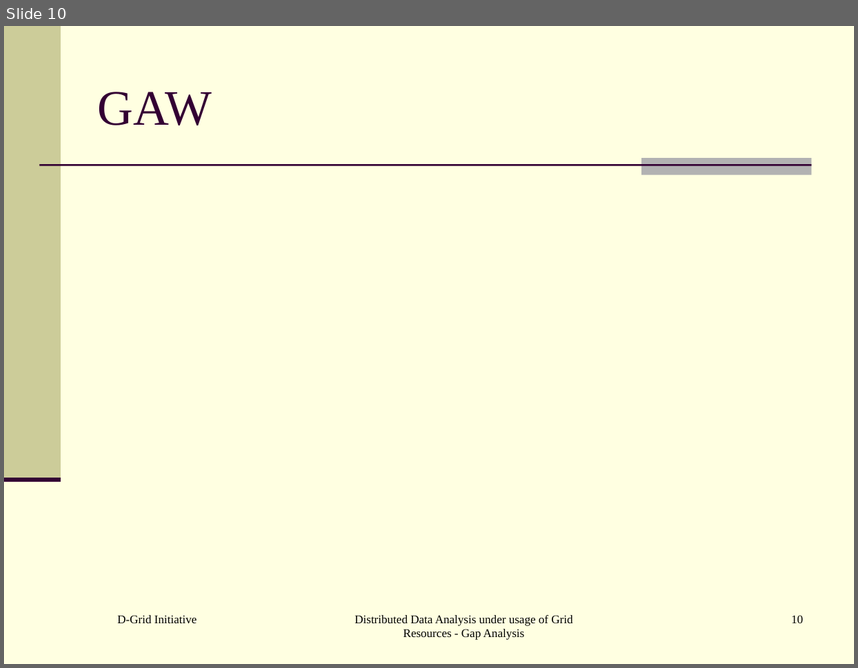
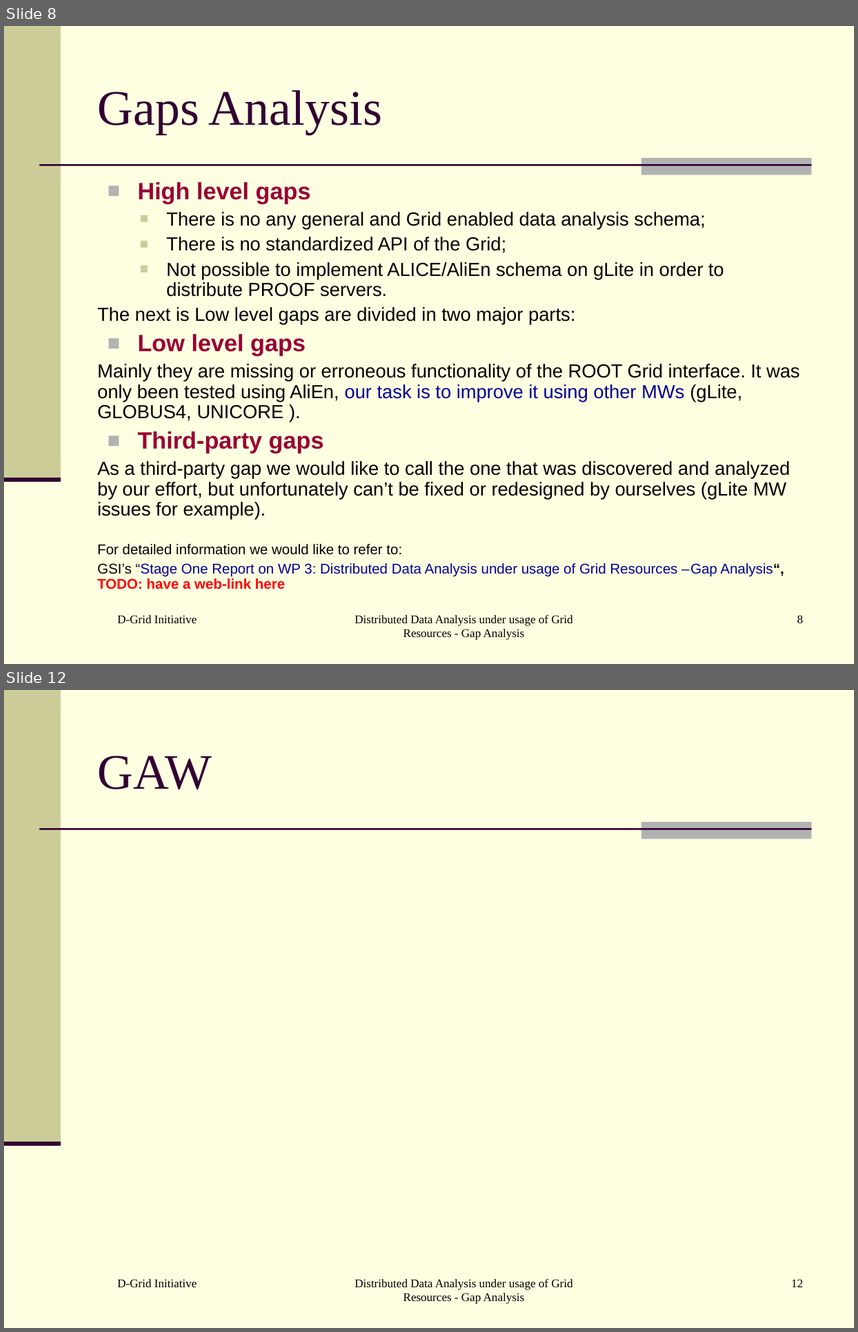
Before and after one commit to AnarManafov/PoDDocumentation, a slide deck: HEPCG-Workshops/2006-Nov/HEPCG-Workshops-2006-Nov.ppt. Shown one above the other, each under a label of ours: slide 10 before the commit, slides 8 and 12 after it; the slides between them are not shown. The pictures are 858x668 and 858x1332 pixels, drawn with LibreOffice and Linux fonts; fonts in the diff are those of the drawing. Boxes give left, top, right and bottom in pixels: in the first picture for what was removed or moved away, otherwise in the second. Text is boxed around its words. In the diff, an @@ line names an element or a change of style, - is before the commit and + after.

```diff
--- a/HEPCG-Workshops/2006-Nov/HEPCG-Workshops-2006-Nov.ppt
+++ b/HEPCG-Workshops/2006-Nov/HEPCG-Workshops-2006-Nov.ppt
@@ slide 8 added at bbox=[4, 26, 854, 664], background #FFFFE1; not listed: 4 template elements that a slide beside it also shows @@
@@ title added at bbox=[97, 90, 382, 134], 42 pt, text #330033 @@
+Gaps Analysis
@@ text added at bbox=[97, 182, 800, 589], 16 pt, text #000000 @@
+■ High level gaps
+  ■ There is no any general and Grid enabled data analysis schema;
+  ■ There is no standardized API of the Grid;
+  ■ Not possible to implement ALICE/AliEn schema on gLite in order to distribute PROOF servers.
+The next is Low level gaps are divided in two major parts:
+■ Low level gaps
+Mainly they are missing or erroneous functionality of the ROOT Grid interface. It was only been tested using AliEn, our task is to improve it using other MWs (gLite, GLOBUS4, UNICORE ).
+■ Third-party gaps
+As a third-party gap we would like to call the one that was discovered and analyzed by our effort, but unfortunately can’t be fixed or redesigned by ourselves (gLite MW issues for example).
+For detailed information we would like to refer to:
+GSI’s “Stage One Report on WP 3: Distributed Data Analysis under usage of Grid Resources –Gap Analysis“, TODO: have a web-link here
@@ text added at bbox=[117, 615, 197, 623], 10 pt, text #000000 @@
+D-Grid Initiative
@@ text added at bbox=[355, 615, 573, 639], 10 pt, text #000000 @@
+Distributed Data Analysis under usage of Grid Resources - Gap Analysis
@@ page number added at bbox=[797, 615, 804, 623], 10 pt, text #000000 @@
+8
@@ what was slide 10 is now slide 12 @@
@@ page number at bbox=[791, 1279, 803, 1287]: text changed @@
-10
+12
```
Also in this commit, not shown: 11 slides changed, 1 other slide added.
